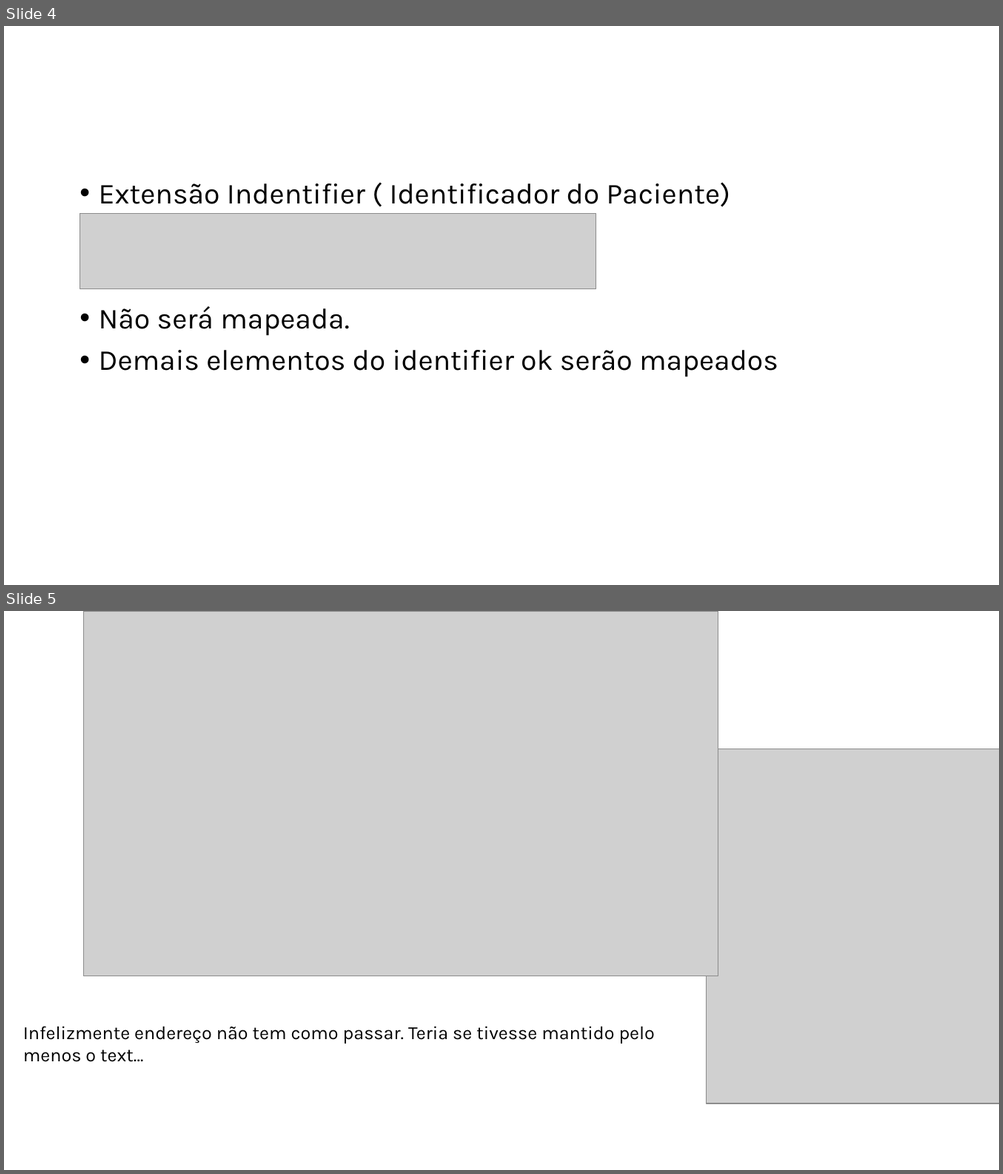
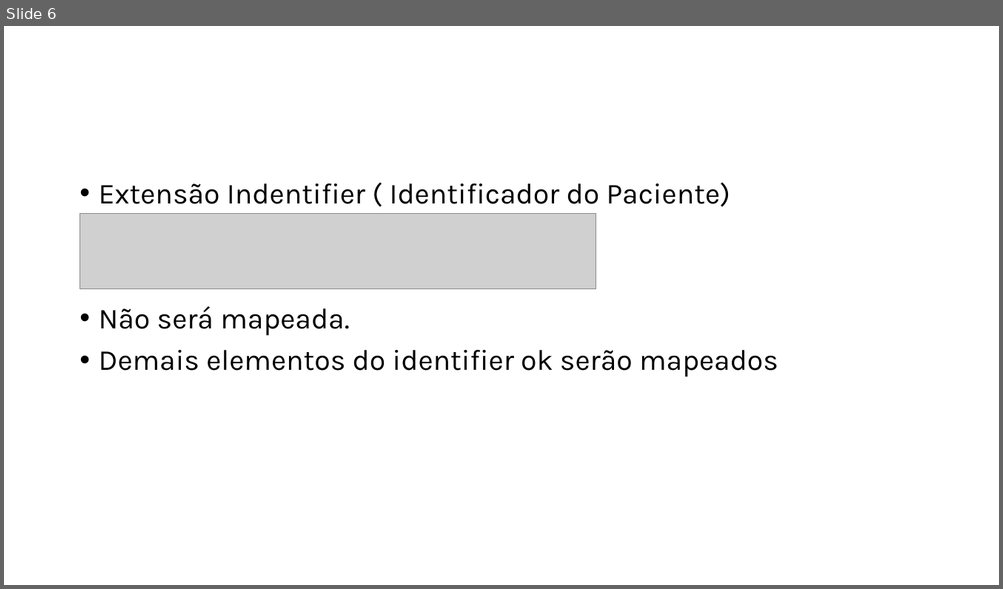
Before and after one commit to moaassis/https-git-codecommit.sa-east-1.amazonaws.com-v1-repos-ips-brasil-documentos, a slide deck: Entregaveis/Guia Implementacao IPS Brasil/DesignPaciente.pptx. Shown one above the other, each under a label of ours: slides 4 and 5 before the commit, slide 6 after it. The pictures are 1003x1174 and 1003x589 pixels, drawn with LibreOffice and Linux fonts; fonts in the diff are those of the drawing; grey boxes stand for pictures. Boxes give left, top, right and bottom in pixels: in the first picture for what was removed or moved away, otherwise in the second. Text is boxed around its words. In the diff, an @@ line names an element or a change of style, - is before the commit and + after.

```diff
--- a/Entregaveis/Guia Implementacao IPS Brasil/DesignPaciente.pptx
+++ b/Entregaveis/Guia Implementacao IPS Brasil/DesignPaciente.pptx
@@ slide 5 removed at bbox=[4, 611, 999, 1170], background #FFFFFF @@
@@ picture removed at bbox=[83, 611, 717, 977] @@
@@ picture removed at bbox=[706, 749, 999, 1104] @@
@@ text removed at bbox=[23, 1026, 654, 1062] @@
-Infelizmente endereço não tem como passar. Teria se tivesse mantido pelo menos o text…
@@ what was slide 4 is now slide 6 @@
```
Also in this commit, not shown: 3 slides added.
